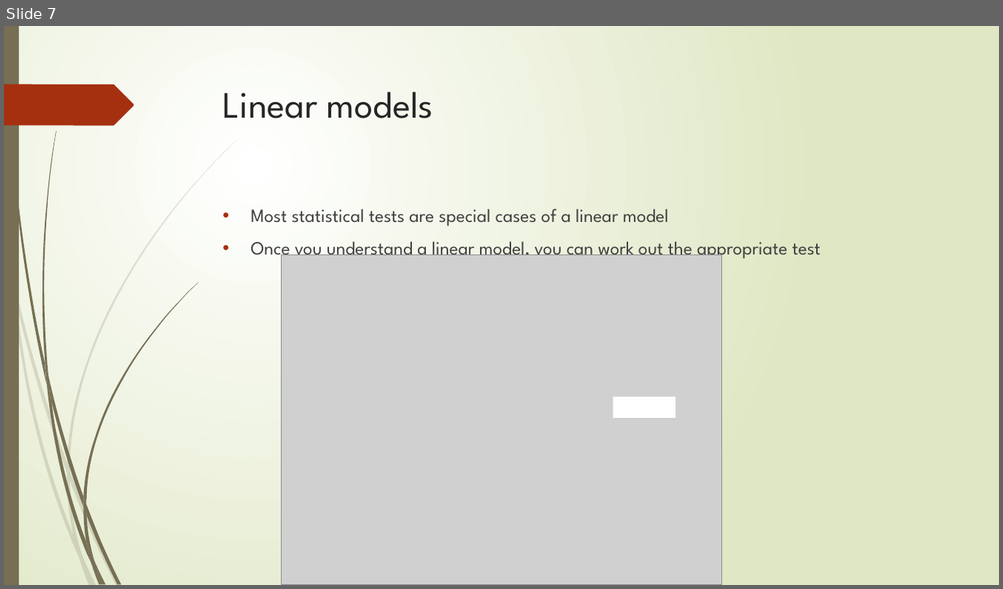
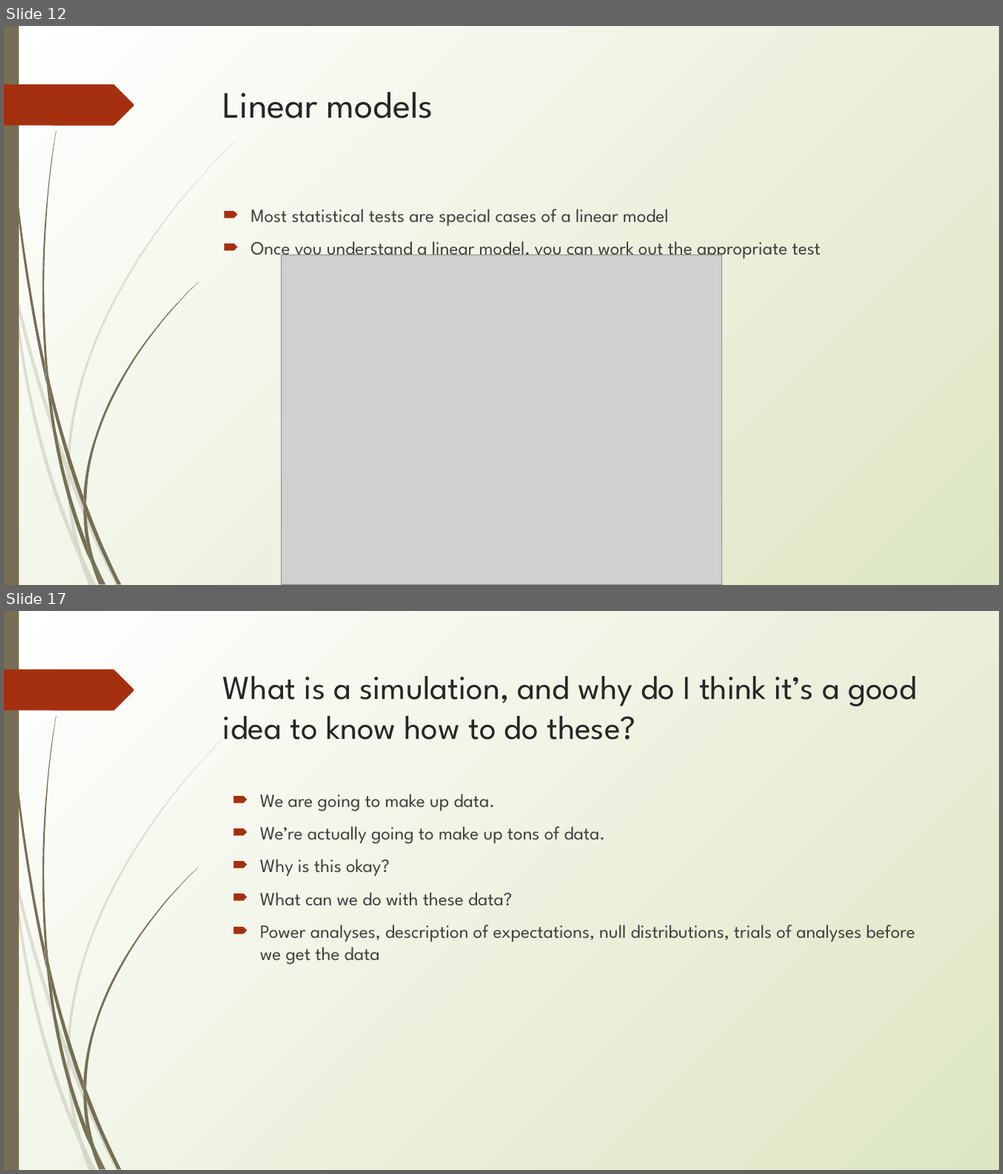
Before and after one commit to erynmcfarlane/GraduateStatsClass, a slide deck: Lecture1.pptx. Shown one above the other, each under a label of ours: slide 7 before the commit, slides 12 and 17 after it; the slides between them are not shown. The pictures are 1003x589 and 1003x1174 pixels, drawn with LibreOffice and Linux fonts; fonts in the diff are those of the drawing; grey boxes stand for pictures. Boxes give left, top, right and bottom in pixels: in the first picture for what was removed or moved away, otherwise in the second. Text is boxed around its words. In the diff, an @@ line names an element or a change of style, - is before the commit and + after.

```diff
--- a/Lecture1.pptx
+++ b/Lecture1.pptx
@@ slide 17 added at bbox=[4, 611, 999, 1170], background gradient #FFFFFF to #DDE6C3; not listed: 24 template elements that a slide beside it also shows @@
@@ title added at bbox=[223, 675, 916, 740], 32.4 pt, text #262626 @@
+What is a simulation, and why do I think it’s a good idea to know how to do these?
@@ text added at bbox=[260, 794, 915, 965], 18 pt, text #3F3F3F @@
+🠶 We are going to make up data.
+🠶 We’re actually going to make up tons of data.
+🠶 Why is this okay?
+🠶 What can we do with these data?
+🠶 Power analyses, description of expectations, null distributions, trials of analyses before we get the data
@@ what was slide 7 is now slide 12 @@
@@ slide 12 changed as well @@
@@ background gradient #FFFFFF to #DFE8C4 to gradient #FFFFFF to #DDE6C3 @@
@@ freeform shape at bbox=[4, 84, 134, 125]: rotation 0 to 180 degrees @@
@@ text "Most statistical tests are special ..." at bbox=[250, 209, 820, 261]: text colour #404040 to #3F3F3F; bullet • to 🠶; less space between paragraphs @@
@@ rectangle removed at bbox=[613, 397, 675, 417] @@
```
Also in this commit, not shown: 10 other slides changed, 7 other slides added, 1 other file.
